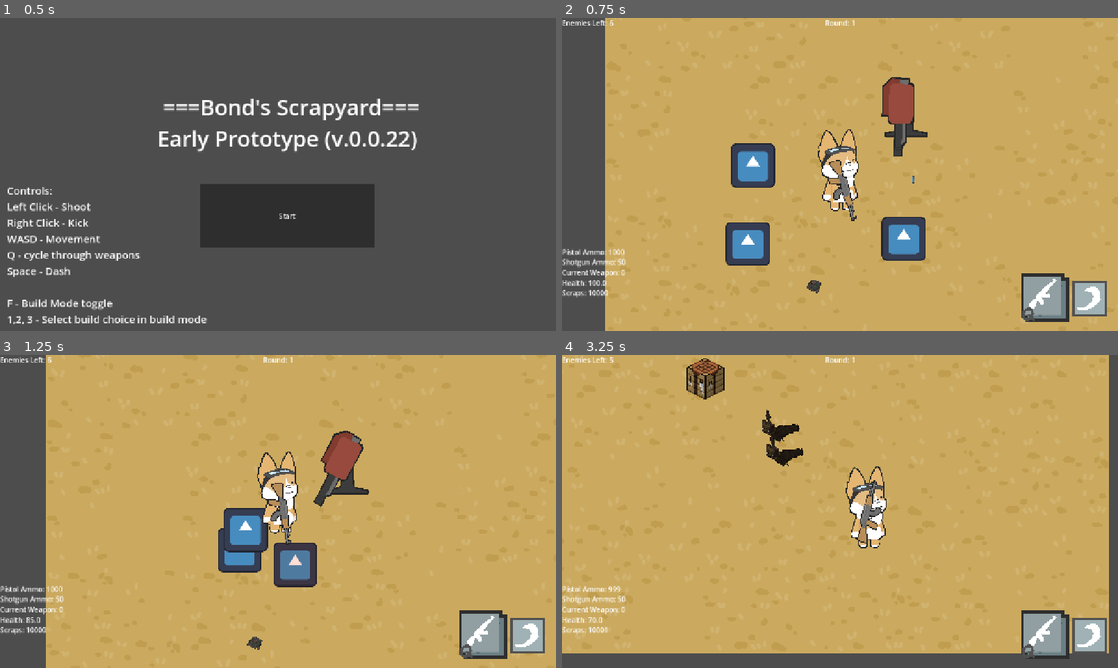
Above: before the commit, frames 1-4 (two rows, left to right).
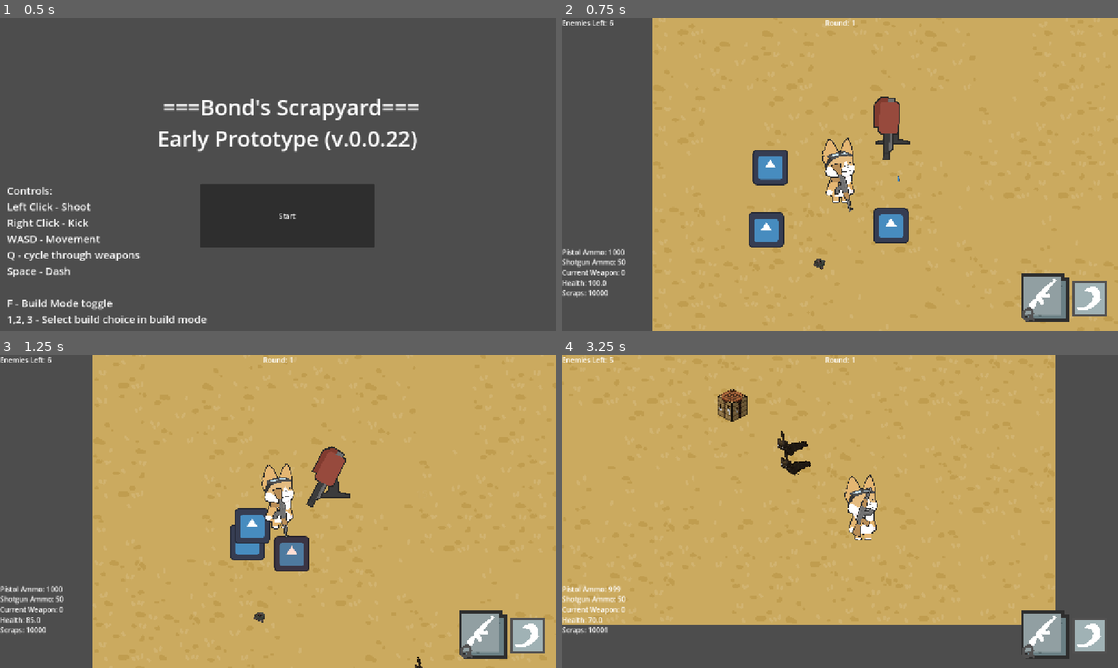
Above: after the commit, the same moments.

Repository: Recsaur/BondScrapyard
Game: Godot game, scene res://Scenes/main_menu.tscn
Two runs of this game, one before a commit and one after it. Both use one fixed random seed, a clock stepped at 60 frames per second and the inputs below. The engine's default icon, where the game draws it, is replaced by a stand-in: a white triangle on a blue panel in a dark square.
Inputs (mouse positions are in pixels of both pictures, inside the frame that each line leads up to):
- Up to frame 1 (0.5 s): no input
- Up to frame 2 (0.75 s): click "Start" at 0.5 s
- Up to frame 3 (1.25 s): no input
- Up to frame 4 (3.25 s): tap Enter at 1.25 s; move the mouse to (962, 495) at 1.27 s; hold D (right) 1.28-2.03 s; tap 1 (1_Build) at 1.35 s; click (962, 495) at 1.42 s; move the mouse to (728, 527) at 2.02 s; hold S (down) 2.03-2.78 s; tap 2 (2_Build) at 2.1 s; move the mouse to (895, 442) at 2.77 s; hold D (right) from 2.78 s (still down); tap 3 (3_Build) at 2.85 s

Frame 1 is identical in both runs. In frame 2, 15% of the frame differs, in the area x 7-100%, y 0-100%; in frame 3, 13%; in frame 4, 19%, in the area x 0-99%, y 0-96%.

Commit message:
Added spawn points for enemies so it's more varied and challenging. Also balanced the spawning rates of enemies.

Diff:
--- a/Scenes/Characters/player.tscn
+++ b/Scenes/Characters/player.tscn
@@ -47,7 +47,6 @@
 
 [node name="Camera2D" type="Camera2D" parent="."]
 position = Vector2(0, -12)
-zoom = Vector2(1.25, 1.25)
 position_smoothing_enabled = true
 position_smoothing_speed = 10.0
 script = ExtResource("3_utp2y")
--- a/Scenes/Maps/Map.tscn
+++ b/Scenes/Maps/Map.tscn
@@ -81,5 +81,35 @@
 wait_time = 15.0
 one_shot = true
 
+[node name="SpawnPoint" type="Marker2D" parent="."]
+position = Vector2(-124, 295)
+
+[node name="SpawnPoint2" type="Marker2D" parent="."]
+position = Vector2(1739, -647)
+
+[node name="SpawnPoint3" type="Marker2D" parent="."]
+position = Vector2(315, -871)
+
+[node name="SpawnPoint4" type="Marker2D" parent="."]
+position = Vector2(666, 1000)
+
+[node name="SpawnPoint5" type="Marker2D" parent="."]
+position = Vector2(1739, 305)
+
+[node name="SpawnPoint6" type="Marker2D" parent="."]
+position = Vector2(-124, -451)
+
+[node name="SpawnPoint7" type="Marker2D" parent="."]
+position = Vector2(1073, -871)
+
+[node name="SpawnPoint8" type="Marker2D" parent="."]
+position = Vector2(1749, -138)
+
+[node name="SpawnPoint9" type="Marker2D" parent="."]
+position = Vector2(1578, 1000)
+
+[node name="SpawnPoint10" type="Marker2D" parent="."]
+position = Vector2(1166, 1000)
+
 [connection signal="timeout" from="SpawnTimer" to="." method="_on_spawn_timer_timeout"]
 [connection signal="timeout" from="IntermissionTimer" to="." method="_on_intermission_timer_timeout"]
--- a/Scenes/Maps/map.gd
+++ b/Scenes/Maps/map.gd
@@ -1,6 +1,8 @@
 extends Node2D
 var Enemy_N_Path = preload("res://Scenes/Characters/enemy.tscn")
 var Enemy_B_Path = preload("res://Scenes/bat_enemy.tscn")
+@onready var SpawnPoints = [$SpawnPoint, $SpawnPoint2, $SpawnPoint3, $SpawnPoint4, $SpawnPoint5, $SpawnPoint6, $SpawnPoint7, $SpawnPoint8, $SpawnPoint9, $SpawnPoint10]
+
 # Called when the node enters the scene tree for the first time.
 func _ready() -> void:
 	pass # Replace with function body.
@@ -21,9 +23,11 @@
 func EnemySpawn(Type : String):
 	if Type == "Normal":
 		var EnemyNorm = Enemy_N_Path.instantiate()
+		EnemyNorm.position = SpawnPoints.pick_random().position #lowk not sure if its inclusive or not, might check but idk im lazy
 		add_child(EnemyNorm)
 	if Type == "Bat":
 		var EnemyBat = Enemy_B_Path.instantiate()
+		EnemyBat.position = SpawnPoints.pick_random().position
 		add_child(EnemyBat)
 
 func _on_spawn_timer_timeout() -> void:
@@ -40,7 +44,9 @@
 	#include an if statement of if rounds are more than liek 3, then allow ranged enemies
 
 func IncreaseEnemyAmt():
-	GameTracker.NEnemyAmt *= 1.5
-	GameTracker.BEnemyAmt *= 1.75
+	if randi_range(0,3) == 1:
+		GameTracker.NEnemyAmt *= 1.5
+	if randi_range(0,1) == 1 and GameTracker.Current_round > 3:
+		GameTracker.BEnemyAmt *= 1.5
 	#Add here the changing amount of enemy when spawning, call this too for like whern last line of intermission ending
 	pass
--- a/Scenes/player_ui.tscn
+++ b/Scenes/player_ui.tscn
@@ -74,7 +74,7 @@
 offset_top = 56.0
 offset_right = 711.0
 offset_bottom = 87.0
-text = "Skip Intermission"
+text = "Skip Intermission (R)"
 
 [node name="WCSG" type="TextureRect" parent="."]
 offset_left = 1054.0
--- a/Scenes/scrap.gd
+++ b/Scenes/scrap.gd
@@ -1,6 +1,6 @@
 extends Node2D
 
-var Move_speed = 7.5
+var Move_speed = 15
 var In_range = false
 # Called when the node enters the scene tree for the first time.
 func _ready() -> void:
@@ -18,8 +18,8 @@
 
 
 func _on_area_2d_body_entered(body: Node2D) -> void:
-	In_range = true
-	pass
+	if body.is_in_group("Player"):
+		In_range = true
 
 
 func _on_collection_body_entered(body: Node2D) -> void:
--- a/player_ui.gd
+++ b/player_ui.gd
@@ -7,7 +7,7 @@
 @onready var Rounds = $Rounds
 @onready var EnemiesLeft = $EnemiesLeft
 @onready var Intermission = $Intermission
-
+var IntSkipActive = false
 # Called when the node enters the scene tree for the first time.
 func _ready() -> void:
 	pass # Replace with function body.
@@ -32,19 +32,28 @@
 
 	if get_parent().get_parent().get_node("IntermissionTimer").time_left < 5:
 		$SkipInt.hide()
+		IntSkipActive = false
 	else:
 		$SkipInt.show()
+		IntSkipActive = true
+
 	if GameTracker.Last_equipped == 0:
 		$WCAR.show()
 	else:
 		$WCAR.hide()
 
+	if Input.is_action_just_pressed("Skip") and IntSkipActive:
+		SkipInt()
+
 
 
 func _on_skip_int_pressed() -> void:
+	SkipInt()
+	pass # Replace with function body.
+
+
+func SkipInt():
 	get_parent().get_parent().get_node("IntermissionTimer").paused = true
 	get_parent().get_parent().get_node("IntermissionTimer").wait_time = 3
 	get_parent().get_parent().get_node("IntermissionTimer").paused = false
 	get_parent().get_parent().get_node("IntermissionTimer").start()
-
-	pass # Replace with function body.
--- a/project.godot
+++ b/project.godot
@@ -103,6 +103,11 @@
 "events": [Object(InputEventKey,"resource_local_to_scene":false,"resource_name":"","device":-1,"window_id":0,"alt_press …(191 unchanged characters)…
 ]
 }
+Skip={
+"deadzone": 0.2,
+"events": [Object(InputEventKey,"resource_local_to_scene":false,"resource_name":"","device":-1,"window_id":0,"alt_pressed":false,"shift_pressed":false,"ctrl_pressed":false,"meta_pressed":false,"pressed":false,"keycode":0,"physical_keycode":82,"key_label":0,"unicode":114,"location":0,"echo":false,"script":null)
+]
+}
 
 [rendering]
 
